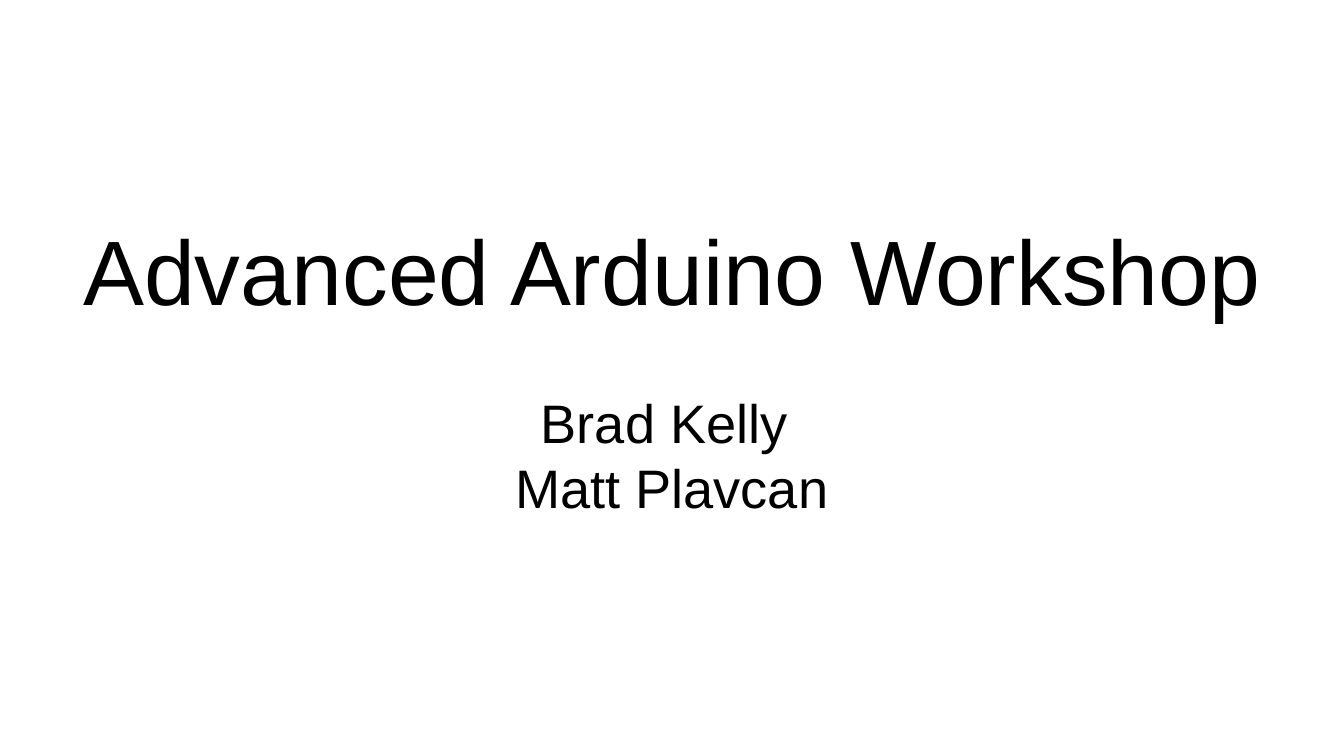
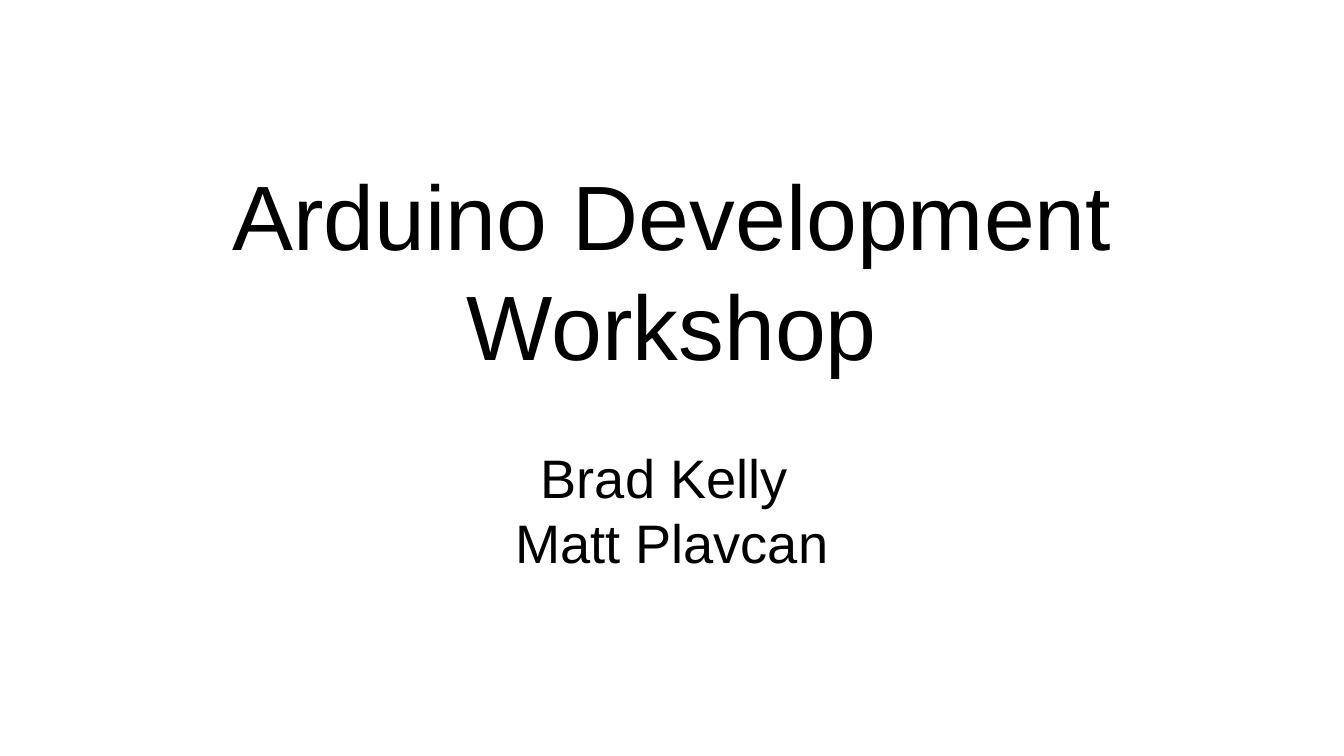
Before and after one commit to bradakelly/ArduinoDevelopmentWorkshop, a slide deck: slide 1 of CourseSlideshow.odp. Drawn at 1344x756 pixels with LibreOffice and Linux fonts; fonts in the diff are those of the drawing; background and template pictures are left out. Boxes give left, top, right and bottom in pixels: in the first picture for what was removed or moved away, otherwise in the second. Text is boxed around its words. In the diff, an @@ line names an element or a change of style, - is before the commit and + after.

```diff
--- a/CourseSlideshow.odp
+++ b/CourseSlideshow.odp
@@ subtitle at (x1=232, y1=183, x2=1112, y2=564): text changed @@
-Advanced Arduino Workshop
-Brad Kelly
-Matt Plavcan
+Arduino Development Workshop
+Brad Kelly
+Matt Plavcan
```
Also in this commit, not shown: 1 other slide changed, 2 slides added.
